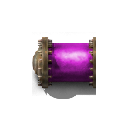
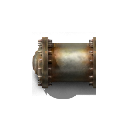
Layered file, before and after one edit (128×128). Changes by layer:
pixels changed over box(48, 42, 94, 82) (layer not identified)
